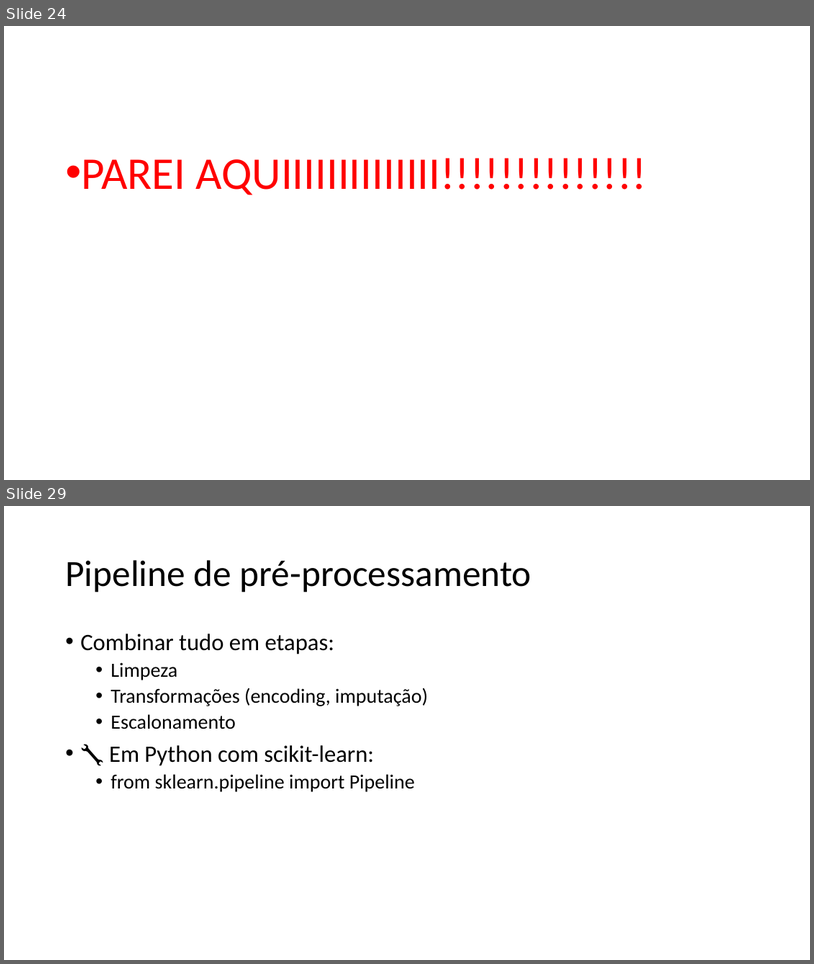
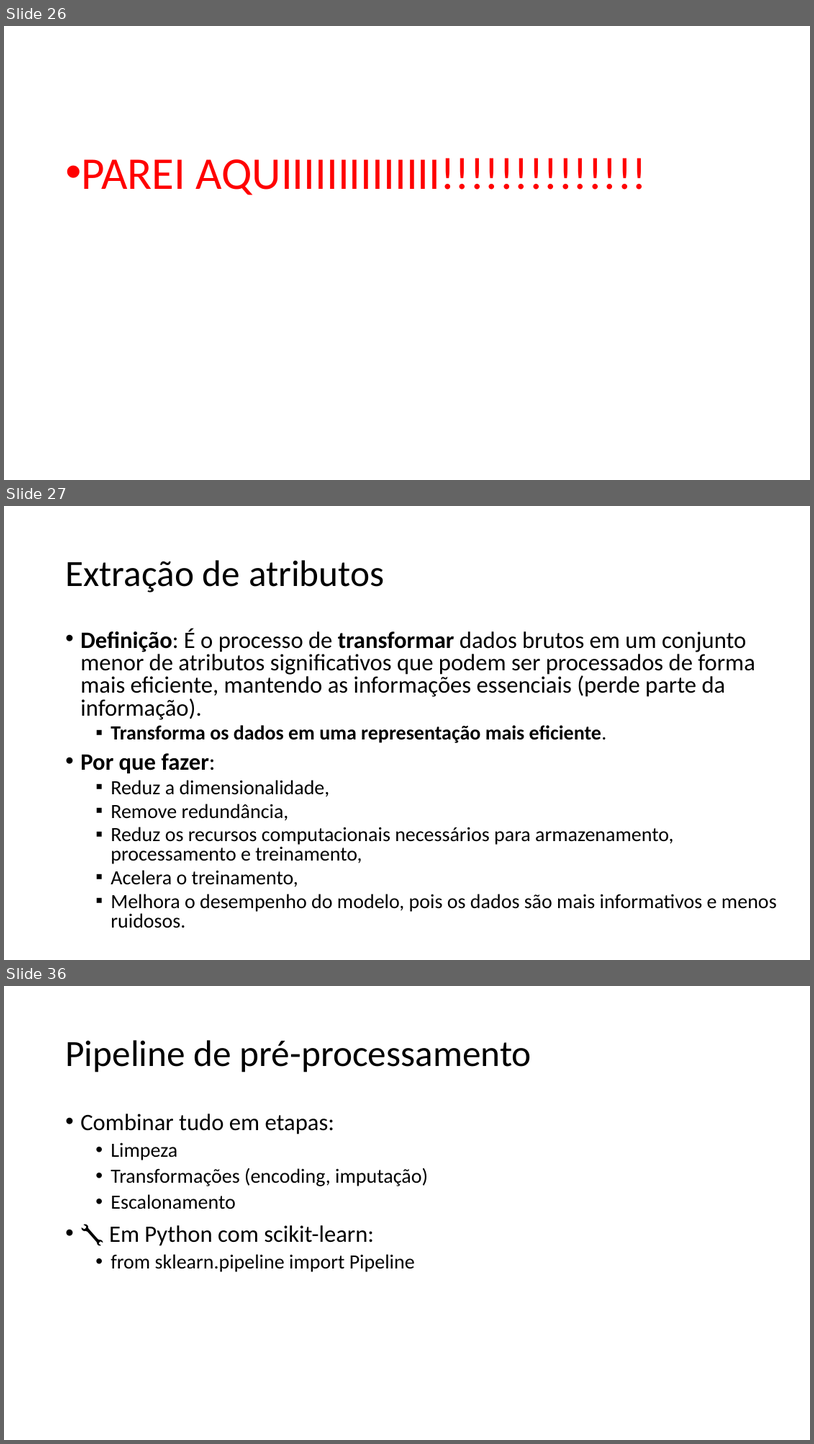
Before and after one commit to zz4fap/c24_inteligencia_artificial, a slide deck: slides/C24_Transformações.pptx. Shown one above the other, each under a label of ours: slides 24 and 29 before the commit, slides 26, 27 and 36 after it; the slides between them are not shown. The pictures are 814x964 and 814x1444 pixels, drawn with LibreOffice and Linux fonts; fonts in the diff are those of the drawing. Boxes give left, top, right and bottom in pixels: in the first picture for what was removed or moved away, otherwise in the second. Text is boxed around its words. In the diff, an @@ line names an element or a change of style, - is before the commit and + after.

```diff
--- a/slides/C24_Transformações.pptx
+++ b/slides/C24_Transformações.pptx
@@ slide 27 added at <box>4,506,810,960</box>, background #FFFFFF @@
@@ title added at <box>65,560,385,592</box>, 44 pt, text #000000 @@
+Extração de atributos
@@ text added at <box>80,628,777,928</box>, 24 pt, text #000000 @@
+• Definição: É o processo de transformar dados brutos em um conjunto menor de atributos significativos que podem ser processados de forma mais eficiente, mantendo as informações essenciais (perde parte da informação).
+  ▪ Transforma os dados em uma representação mais eficiente.
+• Por que fazer:
+  ▪ Reduz a dimensionalidade,
+  ▪ Remove redundância,
+  ▪ Reduz os recursos computacionais necessários para armazenamento, processamento e treinamento,
+  ▪ Acelera o treinamento,
+  ▪ Melhora o desempenho do modelo, pois os dados são mais informativos e menos ruidosos.
@@ what was slide 24 is now slide 26 @@
@@ what was slide 29 is now slide 36 @@
```
Also in this commit, not shown: 2 slides changed, 8 other slides added, 2 slides removed.
